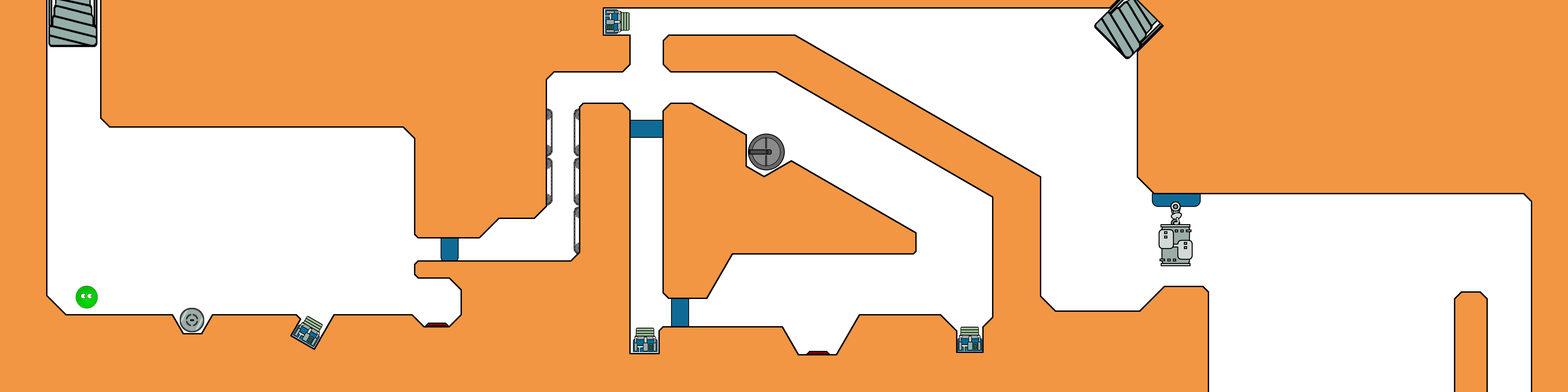
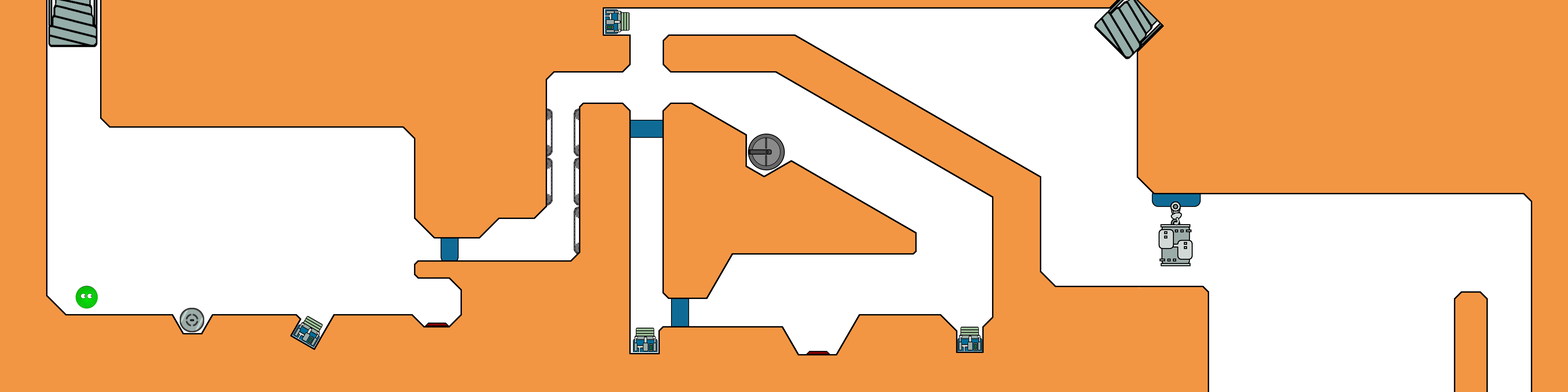
Revision of a layered 1568x392 image; what changed, layer by layer:
painted on "The Map" over left=414, top=217, right=1165, bottom=312
